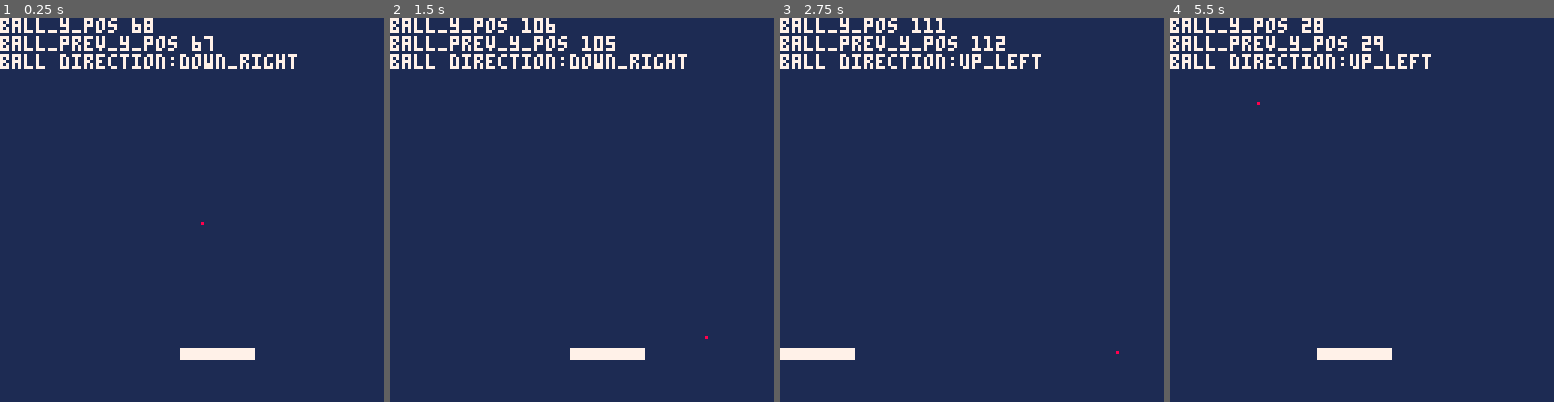
Above: before the commit, frames 1-4 (left to right).
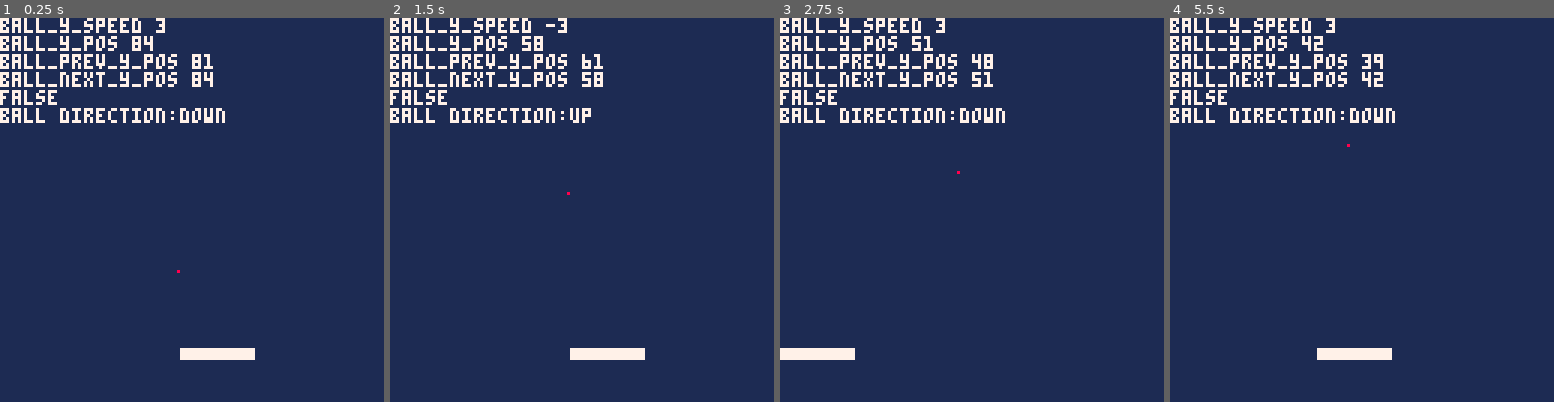
Above: after the commit, the same moments.

Repository: Mackeriah/Breakout-tutorial
Game: PICO-8 cartridge breakout/breakout.p8
Same seed, same stepped clock (60 frames per second), same inputs: the game is played once before the commit and once after it.
Inputs:
- Up to frame 1 (0.25 s): no input
- Up to frame 2 (1.5 s): no input
- Up to frame 3 (2.75 s): hold Left 1.97-2.37 s
- Up to frame 4 (5.5 s): hold Right 2.87-3.53 s; hold Right 4.13-4.53 s; hold Left from 5.13 s (still down)

The runs differ from the first frame. In frame 1, 4.0% of the frame differs, in the area x 0-78%, y 0-67%; in frame 2, 4.0%, in the area x 0-83%, y 0-84%; in frame 3, 3.9%; in frame 4, 3.9%.

Commit message:
tweaked screen bounce to prevent ball leaving screen if speed > 1 and pretty sure can use this for other collision logic

Diff:
--- a/breakout/breakout.p8
+++ b/breakout/breakout.p8
@@ -12,11 +12,13 @@
 	ball_x_pos = 59
 	ball_y_pos = 60
 	ball_radius = 0
-	ball_x_speed = 1
-	ball_y_speed = 1
+	ball_x_speed = 0
+	ball_y_speed = 3
 	ball_prev_x_pos = 0
 	ball_prev_y_pos = 0
 	ball_direction = 'down'
+	ball_next_x_pos = 0
+	ball_next_y_pos = 0
 
 	-- paddle info
 	paddle_x_pos = 60
@@ -27,11 +29,15 @@
 end
 
 function _update() -- runs every frame
+	-- determine next x and y positions for ball
+	ball_next_x_pos = ball_x_pos + ball_x_speed
+	ball_next_y_pos = ball_y_pos + ball_y_speed
+
 	screen_paddle_limit()
 	ball_paddle_collision()
-	ball_movement()
 	paddle_movement()
 	screen_bounce()
+	ball_movement()
 end
 
 function _draw() -- runs every frame (after update)
@@ -40,10 +46,11 @@
 	circfill(ball_x_pos, ball_y_pos, ball_radius, 8) -- the ball
 	draw_paddle()
 
-	-- print('ball_x_pos '..ball_x_pos)
-	-- print('prev_ball_x_pos '..prev_ball_x_pos)
+	print('ball_y_speed '..ball_y_speed)
 	print('ball_y_pos '..ball_y_pos)
 	print('ball_prev_y_pos '..ball_prev_y_pos)
+	-- print('ball_next_x_pos '..ball_next_x_pos)
+	print('ball_next_y_pos '..ball_next_y_pos)
 	-- print('ball radius '..ball_radius)
 	-- print('ball_x + rad '..ball_x_pos+ball_radius)
 	-- print('pad x pos (top l) '..paddle_x_pos)
@@ -53,7 +60,11 @@
 	-- print('pad xpos '..paddle_x_pos)
 	-- print('pad xpos + pad height)'..paddle_x_pos+paddle_height)
 	-- print('pad xpos + pad width)'..paddle_x_pos+paddle_width)
+	print(sausages)
 	print('ball direction:'..ball_direction)
+	if (ball_y_pos > 127) then
+		sausages = true
+	end
 
 end
 
@@ -67,17 +78,20 @@
 	ball_prev_y_pos = ball_y_pos
 
 	-- move ball
-	ball_x_pos += ball_x_speed
-	ball_y_pos += ball_y_speed
+	ball_x_pos = ball_next_x_pos
+	ball_y_pos = ball_next_y_pos
 end
 
 -- tested this works 100% unless speed > 10
 function screen_bounce()
-	if ball_x_pos + ball_radius >= 127 or ball_x_pos - ball_radius <= 0 then
+
+	if ball_next_x_pos + ball_radius >= 127 or ball_next_x_pos - ball_radius <= 0 then
+		ball_next_x_pos = mid(0,ball_next_x_pos,127)
 		ball_x_speed = -ball_x_speed
 		sfx(0)
 	end
-	if ball_y_pos + ball_radius >= 127 or ball_y_pos - ball_radius <= 0 then
+	if ball_next_y_pos + ball_radius >= 127 or ball_next_y_pos - ball_radius <= 0 then
+		ball_next_y_pos = mid(0,ball_next_y_pos,127)
 		ball_y_speed = -ball_y_speed
 		sfx(0)
 	end
@@ -153,7 +167,7 @@
 
 	-- THIS PART IS WORKING CORRECTLY
 	-- did bottom of ball hit top of paddle? (-1 as then ball is touching paddle)
-	if (ball_y_pos + ball_radius == paddle_y_pos - 1) and
+	if (ball_y_pos + ball_radius == paddle_y_pos - 3) and
 	   ball_x_pos >= paddle_x_pos and -- check ball is in line with left edge or beyond...
 	   (ball_x_pos <= paddle_x_pos+paddle_width) then -- up to the edge of paddle right side
 		ball_y_speed = -ball_y_speed -- therefore vertical bounce
